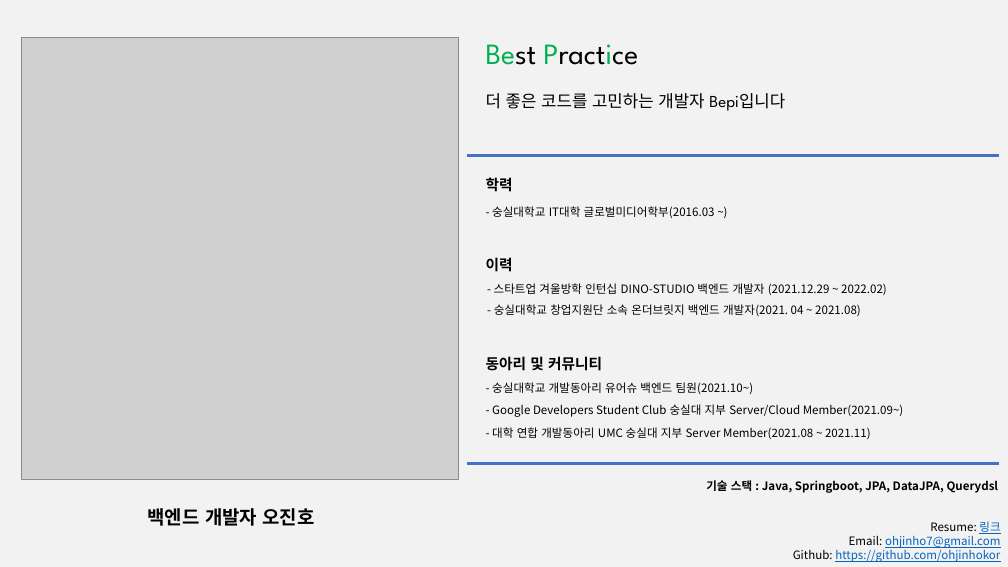
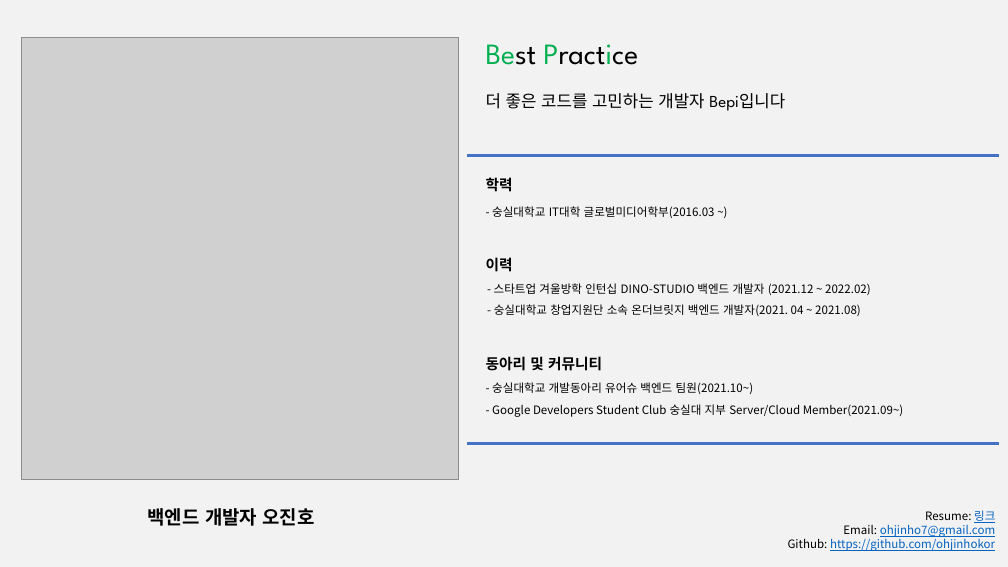
Before and after one commit to ohjinhokor/PortFolio, a slide deck: slide 1 of 오진호 포트폴리오.pptx. Drawn at 1008x567 pixels with LibreOffice and Linux fonts; fonts in the diff are those of the drawing; grey boxes stand for pictures. Boxes give left, top, right and bottom in pixels: in the first picture for what was removed or moved away, otherwise in the second. Text is boxed around its words. In the diff, an @@ line names an element or a change of style, - is before the commit and + after.

```diff
--- a/오진호 포트폴리오.pptx
+++ b/오진호 포트폴리오.pptx
@@ text at box(494, 283, 871, 295): text changed @@
-- 스타트업 겨울방학 인턴십 DINO-STUDIO 백엔드 개발자 (2021.12.29 ~ 2022.02)
+- 스타트업 겨울방학 인턴십 DINO-STUDIO 백엔드 개발자 (2021.12 ~ 2022.02)
@@ line moved from (467, 464) - (999, 464) to (467, 444) - (999, 444) @@
@@ text removed at box(492, 427, 871, 439) @@
-- 대학 연합 개발동아리 UMC 숭실대 지부 Server Member(2021.08 ~ 2021.11)
@@ text "Resume: 링크": place and size @@
-text "Resume: 링크" at box(706, 480, 1000, 562)
+text "Resume: 링크" at box(788, 510, 995, 551)
@@ text at box(706, 480, 999, 493): paragraph removed @@
-기술 스택 : Java, Springboot, JPA, DataJPA, Querydsl
```
Also in this commit, not shown: 4 other slides changed, 1 slide added, 2 other files.
